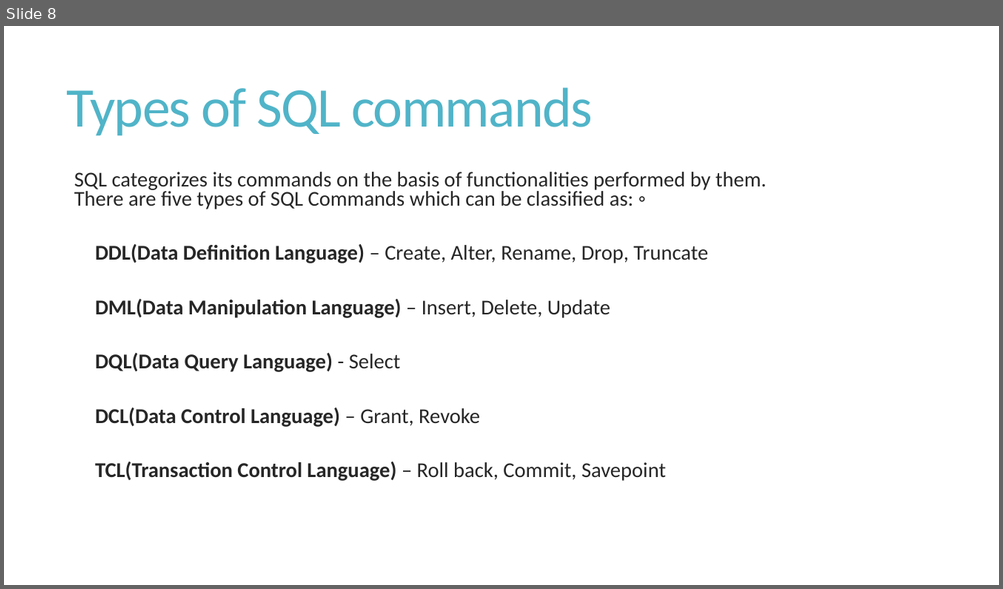
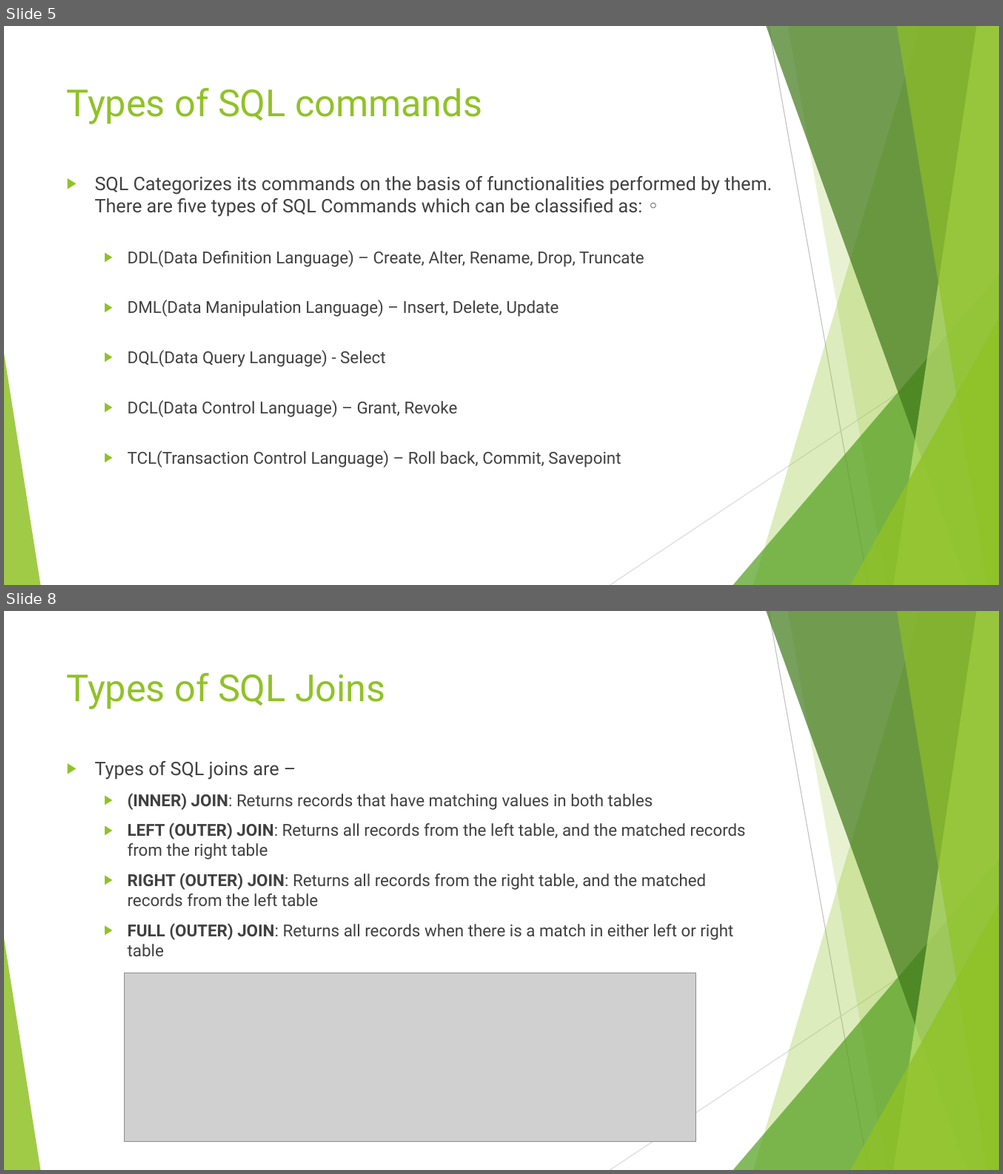
Before and after one commit to ubaid-shah/SQL-repository, a slide deck: SQL-Introduction.pptx. Shown one above the other, each under a label of ours: slide 8 before the commit, slides 5 and 8 after it; the slides between them are not shown. The pictures are 1003x589 and 1003x1174 pixels, drawn with LibreOffice and Linux fonts; fonts in the diff are those of the drawing; grey boxes stand for pictures. Boxes give left, top, right and bottom in pixels: in the first picture for what was removed or moved away, otherwise in the second. Text is boxed around its words. In the diff, an @@ line names an element or a change of style, - is before the commit and + after.

```diff
--- a/SQL-Introduction.pptx
+++ b/SQL-Introduction.pptx
@@ slide 8 added at [4, 611, 999, 1170], background #FFFFFF; not listed: 10 template elements that a slide beside it also shows @@
@@ title added at [67, 672, 386, 709], 36 pt, text #90C226 @@
+Types of SQL Joins
@@ text added at [95, 761, 745, 957], 16 pt, text #404040 @@
+▶ Types of SQL joins are –
+  ▶ (INNER) JOIN: Returns records that have matching values in both tables
+  ▶ LEFT (OUTER) JOIN: Returns all records from the left table, and the matched records from the right table
+  ▶ RIGHT (OUTER) JOIN: Returns all records from the right table, and the matched records from the left table
+  ▶ FULL (OUTER) JOIN: Returns all records when there is a match in either left or right table
@@ picture added at [125, 974, 696, 1143] @@
@@ what was slide 8 is now slide 5 @@
@@ slide 5 changed as well @@
@@ title "Types of SQL commands" at [67, 87, 482, 124]: size 54 to 36 pt, font Calibri to Roboto, text colour #50B4C8 to #90C226, letter spacing -1.2 to 0 pt; line spacing 0.85 to 1; vertical alignment middle to top @@
@@ text at [95, 176, 771, 217]: text changed; size 20.4 to 18 pt; font Calibri to Roboto; text colour #262626 to #404040 @@
-  SQL categorizes its commands on the basis of functionalities performed by them. There are five types of SQL Commands which can be classified as: ◦
+▶ SQL Categorizes its commands on the basis of functionalities performed by them. There are five types of SQL Commands which can be classified as: ◦
@@ text at [128, 250, 644, 468]: size 20.4 to 16 pt, font Calibri to Roboto, text colour #262626 to #404040 in "DDL(Data Definition Language) – Create, Alter, Rename, ...", "DML(Data Manipulation Language) – Insert, Delete, Update", "DQL(Data Query Language) - Select", "DCL(Data Control Language) – Grant, Revoke" and 1 more places; bold off in "DDL(Data Definition Language)", "DML(Data Manipulation Language)", "DQL(Data Query Language)", "DCL(Data Control Language)" and 1 more places; bullet   to ▶; line spacing 1.9 to 2; more space between paragraphs @@
@@ group added at [4, 26, 999, 585]: 5 freeform shapes, 3 triangles, 2 lines @@
```
Also in this commit, not shown: 5 other slides changed, 6 other slides added, 3 slides removed, 5 other files.
